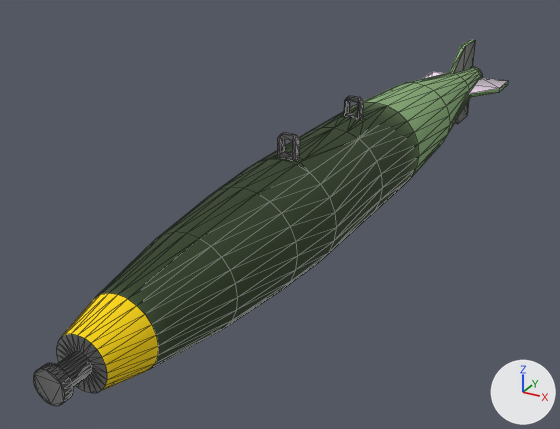
Renders of the glTF model Assets/Models/Ordinance/Bombs/MK-83/MK-83 LDGP.glb from each side of a commit.
Camera for both pictures: a camera (50 mm lens) standing at (1.03, -2.12, 0.95) and looking at (-0.19, 0.11, -0.16). Lighting does not change. The marker at lower right points along +X, +Y and +Z. Mesh edges are drawn as thin lines. Where no turn or scale is listed for an object, it has been applied to the vertices. Vertices at the same position are counted once.

Objects in the first picture: 'Mk-83 Standard Tail'.
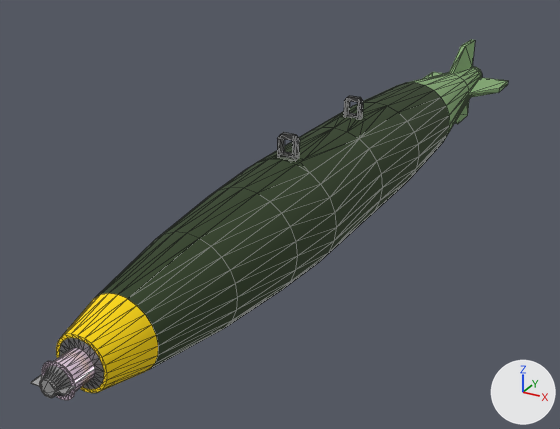
The newer file is also rescaled (x1.004), turned or shifted as a whole; pictures and numbers use the older file's frame.

Patch to the scene script:
```diff
--- a/Assets/Models/Ordinance/Bombs/MK-83/MK-83 LDGP.glb.py
+++ b/Assets/Models/Ordinance/Bombs/MK-83/MK-83 LDGP.glb.py
@@ mat_reflective_metal @@
+mat_reflective_metal = principled_material('Reflective Metal')
+mat_reflective_metal.texture = img_mk82basetexture
+mat_reflective_metal.metallic = 0.5
+mat_reflective_metal.roughness = 0.25
@@ me_tailcylinder @@
 # used by ob_mk_83_standard_tail; location = (0.0, -0.04, 0.0)
-me_tailcylinder.from_pydata(...)  # 480 vertices, 964 faces; spans x -0.19..0.19, y -1.16..1.86, z -0.19..0.25
+me_tailcylinder.from_pydata(...)  # 548 vertices, 1100 faces; spans x -0.19..0.19, y -1.17..1.86, z -0.19..0.25
+# me_tailcylinder part 1: 20 vertices moved from x -0.04..0.04, y -1.16..-1.07, z -0.04..0.04 to x -0.05..0.05, y -1.14..-1.07, z -0.06..0.06; 51 vertices removed from x -0.04..0.04, y -1.16..-1.07, z -0.04..0.04; 139 vertices added at x -0.06..0.06, y -1.17..-1.07, z -0.06..0.06
+# me_tailcylinder part 2: 6 vertices moved from x -0.08..0.08, y 1.47, z -0.08..0.07 to x -0.08..0.08, y 1.46, z -0.08..0.07; 34 vertices removed from x -0.09..0.09, y 1.47..1.8, z -0.09..0.09; 14 vertices added at x -0.09..0.09, y 1.46, z -0.09..0.09
+# me_tailcylinder part 3: 600 kept faces spanning x -0.19..0.19, y -1.14..1.86, z -0.19..0.25 get new texture (UV) coordinates
 me_tailcylinder.materials.append(mat_material)
+me_tailcylinder.materials.append(mat_reflective_metal)  # picture img_mk82basetexture
```

Pixel boxes [x1, y1, x2, y2] of what changed, in the pictures (560 x 429 px; the box of a moved part takes in the faces that stretch with it):
'Mk-83 Standard Tail', reshaped
    before: [33, 40, 508, 406]
    after: [31, 40, 508, 400]
part 1 of me_tailcylinder, built on
    before: [33, 334, 107, 406]
    after: [31, 334, 107, 400]
part 2 of me_tailcylinder, moved or reshaped
    before: [407, 40, 498, 137]
    after: [415, 68, 480, 137]
part 3 of me_tailcylinder, surface changed
    both: [62, 40, 508, 392]
